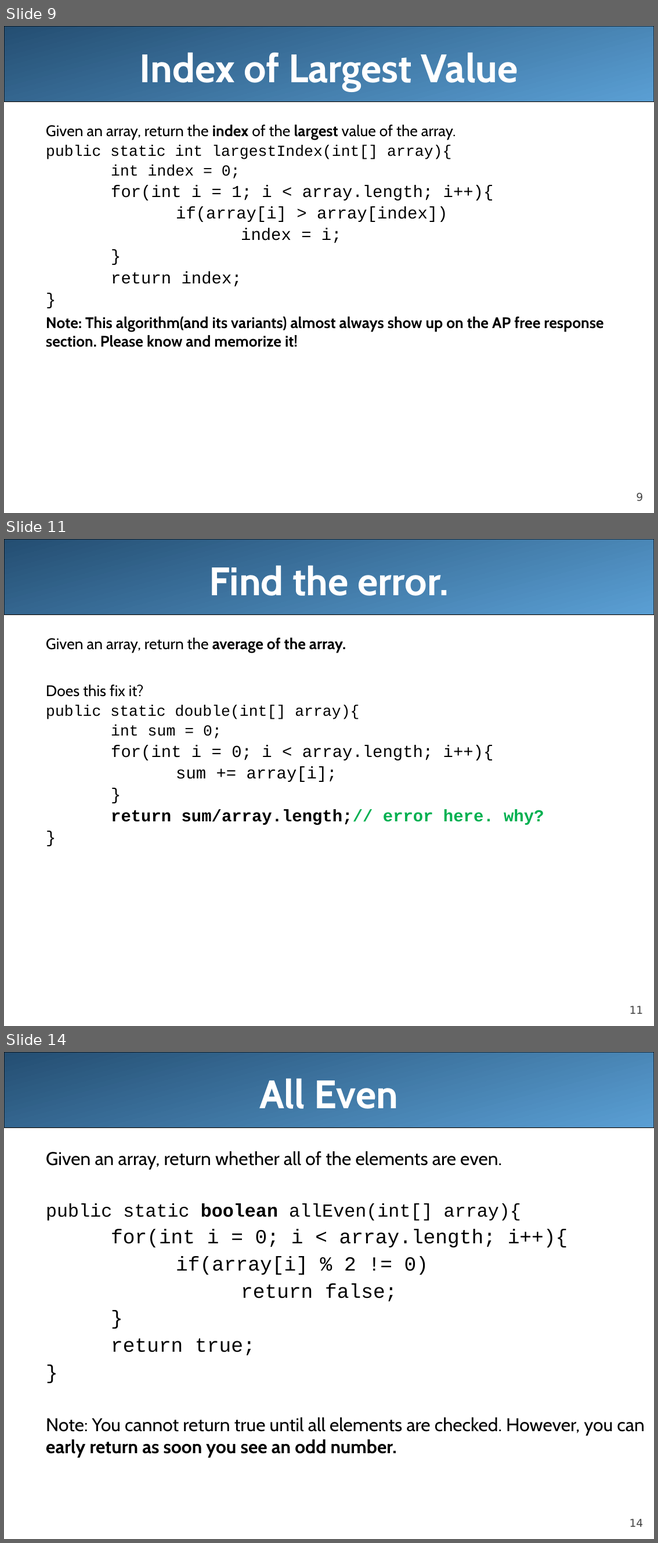
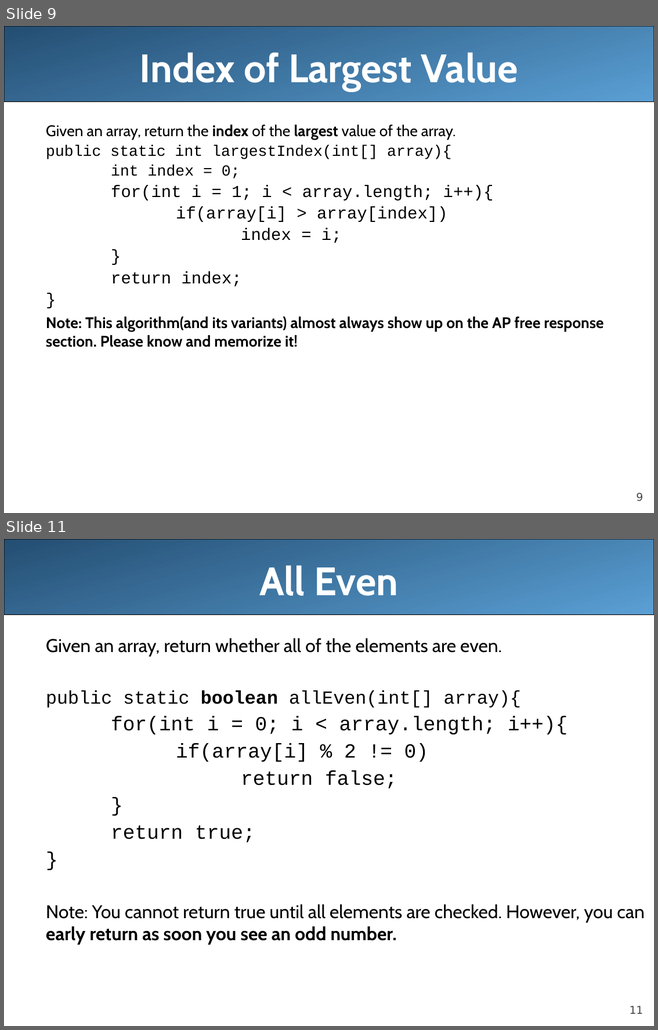
Before and after one commit to LongBaoNguyen/longbaonguyen.github.io, a slide deck: courses/apcsa/lecture17.ppt. Shown one above the other, each under a label of ours: slides 9, 11 and 14 before the commit, slides 9 and 11 after it; the slides between them are not shown. The pictures are 658x1543 and 658x1030 pixels, drawn with LibreOffice and Linux fonts; fonts in the diff are those of the drawing. Boxes give left, top, right and bottom in pixels: in the first picture for what was removed or moved away, otherwise in the second. Text is boxed around its words. In the diff, an @@ line names an element or a change of style, - is before the commit and + after.

```diff
--- a/courses/apcsa/lecture17.ppt
+++ b/courses/apcsa/lecture17.ppt
@@ slide 11 removed at (4, 539, 654, 1026), background #FFFFFF; not listed: 2 template elements that a slide beside it also shows @@
@@ title removed at (209, 565, 448, 596) @@
-Find the error.
@@ text removed at (46, 638, 543, 825) @@
-  Given an array, return the average of the array.
-  Does this fix it?
-  public static double(int[] array){
-  int sum = 0;
-  for(int i = 0; i < array.length; i++){
-  sum += array[i];
-  }
-  return sum/array.length;// error here. why?
-  }
@@ what was slide 14 is now slide 11 @@
@@ page number at (629, 1006, 643, 1014): text changed @@
-14
+11
```
Also in this commit, not shown: 3 slides changed, 1 slide added, 2 other slides removed, 7 other files.
